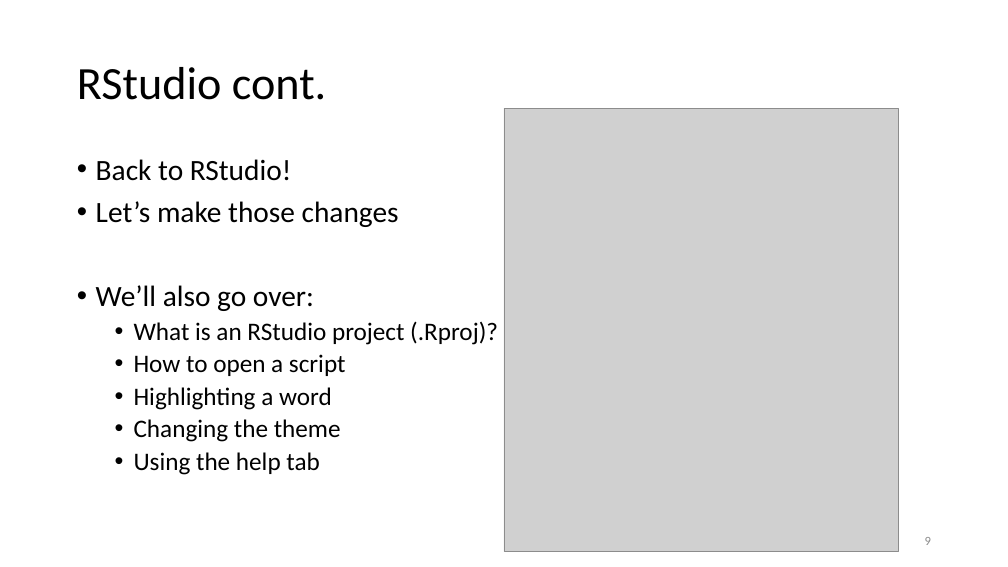
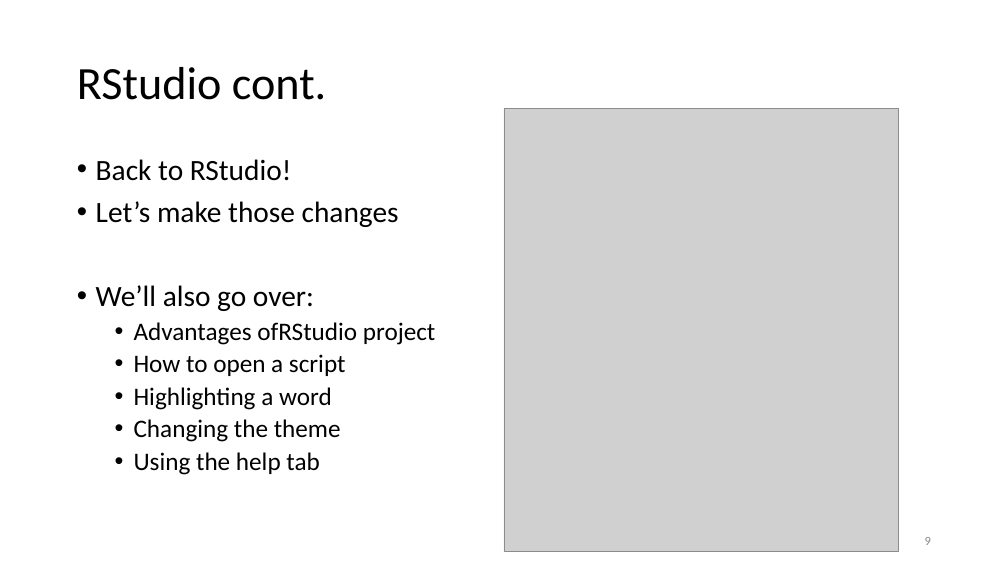
Before and after one commit to justinpriest/ADFG_R_Intro_Workshop, a slide deck: slide 9 of presentations/2 - About R and RStudio.pptx. Drawn at 1008x567 pixels with LibreOffice and Linux fonts; fonts in the diff are those of the drawing; grey boxes stand for pictures. Boxes give left, top, right and bottom in pixels: in the first picture for what was removed or moved away, otherwise in the second. Text is boxed around its words. In the diff, an @@ line names an element or a change of style, - is before the commit and + after.

```diff
--- a/presentations/2 - About R and RStudio.pptx
+++ b/presentations/2 - About R and RStudio.pptx
@@ text at bbox=[134, 322, 436, 345]: text changed @@
-  • What is an RStudio project (.Rproj)?
+  • Advantages ofRStudio project
```
Also in this commit, not shown: 5 other files.
